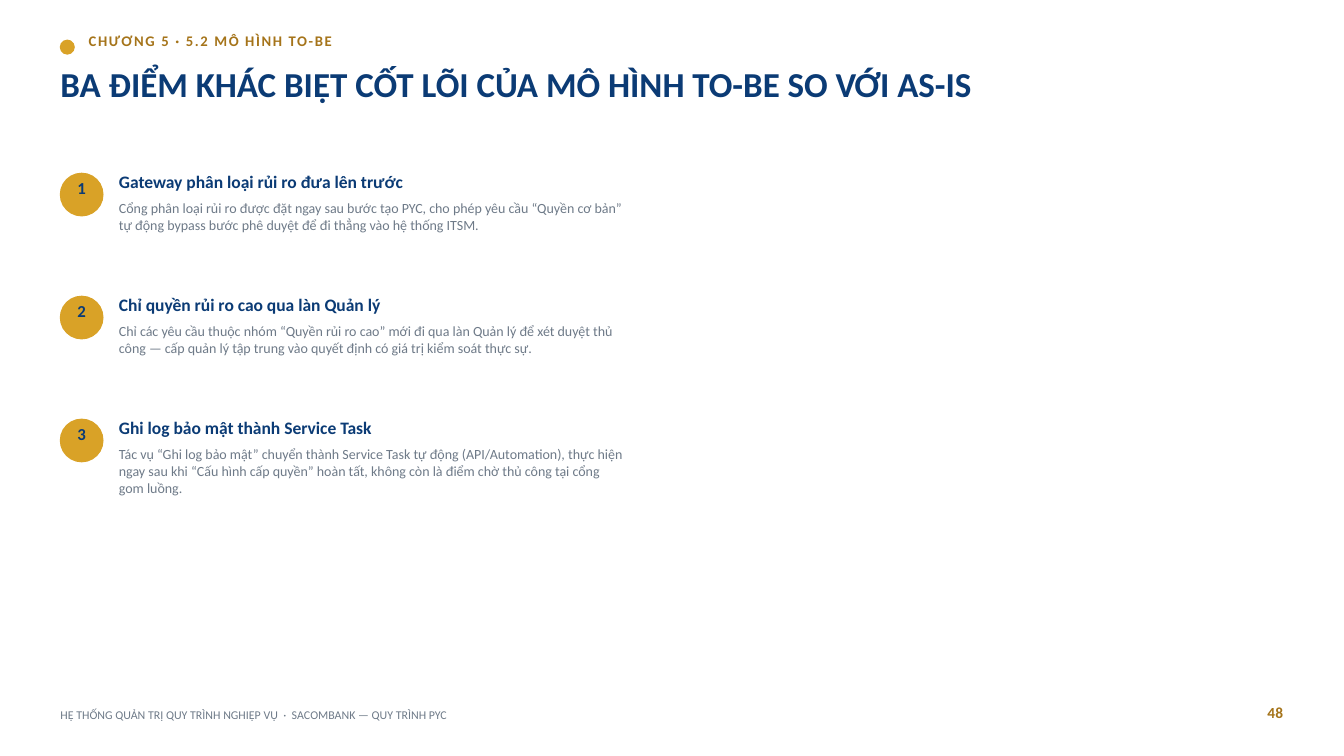
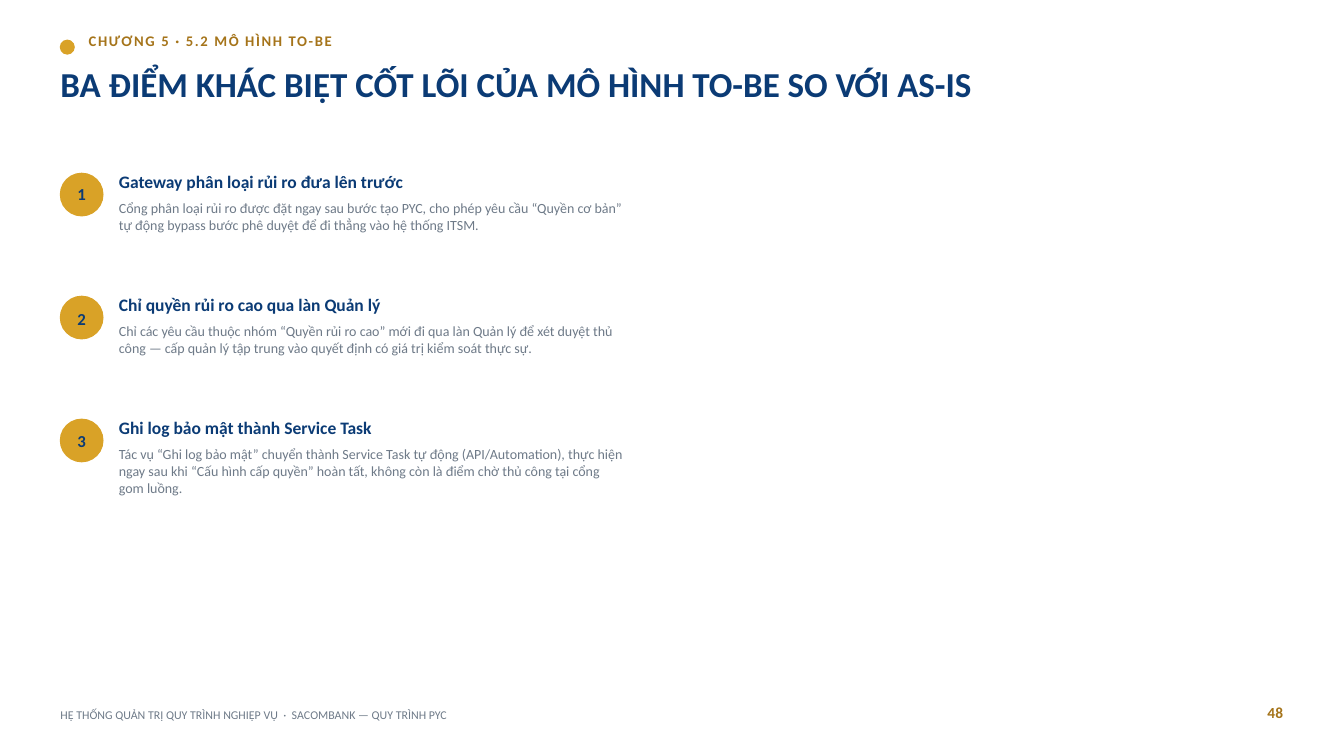
Before and after one commit to trilm83/SACOMBANK, a slide deck: slide 49 of BaoCao_PYC_Sacombank_v2.pptx. Drawn at 1344x756 pixels with LibreOffice and Linux fonts; fonts in the diff are those of the drawing. Boxes give left, top, right and bottom in pixels: in the first picture for what was removed or moved away, otherwise in the second. Text is boxed around its words. In the diff, an @@ line names an element or a change of style, - is before the commit and + after.

```diff
--- a/BaoCao_PYC_Sacombank_v2.pptx
+++ b/BaoCao_PYC_Sacombank_v2.pptx
@@ text "1": place and size @@
-text "1" at (77, 183, 85, 194)
+text "1" at (77, 189, 85, 200)
@@ text "2": place and size @@
-text "2" at (77, 306, 85, 317)
+text "2" at (77, 314, 85, 325)
@@ text "3": place and size @@
-text "3" at (77, 429, 85, 440)
+text "3" at (77, 436, 85, 447)
```
Also in this commit, not shown: 1 other slide changed, 1 other file.
